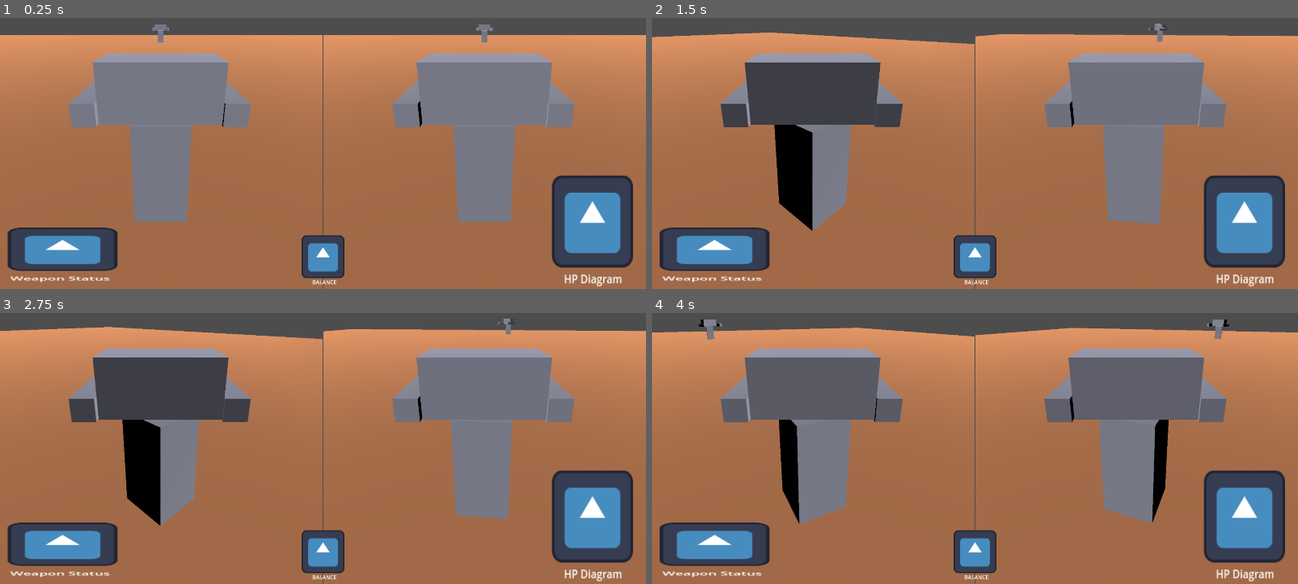
Above: before the commit, frames 1-4 (two rows, left to right).
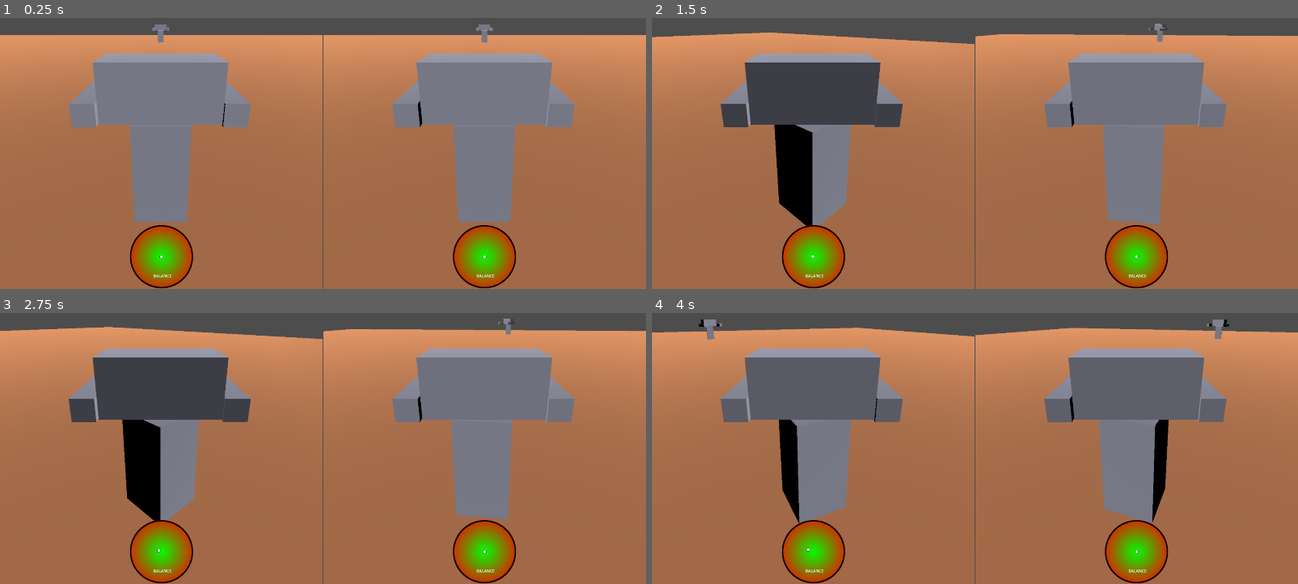
Above: after the commit, the same moments.

Repository: MatthewFyfe/MechOverFeels
Game: Godot game, scene res://Scenes/Debug_Test_Scene.tscn
The game is run twice, just before and just after one commit, with the same random seed, the same clock (stepped at 60 frames per second) and the same inputs. The engine's default icon, where the game draws it, is replaced by a stand-in: a white triangle on a blue panel in a dark square.
Inputs:
- Up to frame 1 (0.25 s): no input
- Up to frame 2 (1.5 s): tap Enter at 0.5 s; hold C (fire_right_p1) 0.53-1.28 s; hold Q (aim_left_p1) 0.53-1.28 s; hold S (move_backward_p1) from 1.28 s (still down); tap Keypad 7 (aim_left_p2) at 1.35 s
- Up to frame 3 (2.75 s): tap Space at 2 s; release S (move_backward_p1) at 2.03 s; hold C (fire_right_p1) from 2.03 s (still down); hold E (aim_right_p1) from 2.03 s (still down)
- Up to frame 4 (4 s): tap Enter at 2.75 s; release C (fire_right_p1) at 2.78 s; release E (aim_right_p1) at 2.78 s; hold W (move_forward_p1) 2.78-3.53 s; tap Keypad 9 (aim_right_p2) at 2.85 s; tap Space at 3.5 s; hold Z (fire_left_p1) from 3.53 s (still down); hold Keypad 1 (fire_left_p2) from 3.53 s (still down)

The runs differ from the first frame. In frame 1, 12% of the frame differs, in the area x 1-98%, y 57-100%; in frame 2, 12%; in frame 3, 12%; in frame 4, 12%.
Error in both runs: Invalid access of index '1' on a base object of type: 'PackedStringArray'. (res://Scenes/TTS_Test.gd:8)

Commit message:
Balance meter

Diff:
--- a/mech-over-feels/MechController.gd
+++ b/mech-over-feels/MechController.gd
@@ -9,18 +9,26 @@
 
 @export var body_path: NodePath
 @export var torso_path: NodePath
-@export var camera: Camera3D
 
 @export var playerNumber: int
+@export var balanceOrbUI: Sprite2D
+var balanceOrbHome: Vector2
 
 var _body: Node3D
 var _torso: Node3D
 var _torso_yaw_offset: float = 0.0  # relative to body
 
+var balance_level: Vector2 = Vector2(0.0,0.0)
+var balance_limit_radius: float = 75.0
+var balance_limit_max: float = 128.0
+var drift_vector: Vector2 = Vector2(0.0,0.0)
+var drift_limit_max: float = 0.75
+
 # Called when the node enters the scene tree for the first time.
 func _ready() -> void:
 	_body = get_node(body_path)
 	_torso = get_node(torso_path)
+	balanceOrbHome = balanceOrbUI.position
 
 
 # Called every frame. 'delta' is the elapsed time since the previous frame.
@@ -28,6 +36,7 @@
 	_handle_movement(delta)
 	_handle_torso_rotation(delta)
 	_handle_weapons(delta)
+	_handle_balance(delta)
 
 func _apply_gravity(delta: float) -> void:
 	if not is_on_floor():
@@ -46,10 +55,21 @@
 
 	# Rotate body (tank-style)
 	_body.rotate_y(deg_to_rad(-turn * turn_speed * delta))
+	# Adjust balance
+	if(turn > 0):
+		drift_vector += Vector2(-0.05*delta,0)
+	elif(turn < 0):
+		drift_vector += Vector2(0.05*delta,0)
 
 	# Move in body's forward direction
 	var forward_dir := -_body.global_transform.basis.x
 	velocity = forward_dir * (forward * move_speed)
+	# Adjust balance
+	if(forward > 0):
+		drift_vector += Vector2(0,0.05*delta)
+	elif(forward < 0):
+		drift_vector += Vector2(0,-0.05*delta)
+
 	_apply_gravity(delta)
 	move_and_slide()
 
@@ -60,6 +80,8 @@
 		aim_input = Input.get_action_strength("aim_right_p1") - Input.get_action_strength("aim_left_p1")
 	if(playerNumber == 2):
 		aim_input = Input.get_action_strength("aim_right_p2") - Input.get_action_strength("aim_left_p2")
+
+	# Simply rotating the torso does not cause imbalance
 
 	_torso_yaw_offset += -aim_input * torso_turn_speed * delta
 
@@ -80,6 +102,31 @@
 		firing_left = Input.get_action_strength("fire_left_p2");
 		firing_right = Input.get_action_strength("fire_right_p2");
 
+	# Firing weapon affects balance based on torso rotation!
+	if(firing_left > 0):
+		drift_vector += Vector2(0.1*delta, -0.025*delta)
+	if(firing_right > 0):
+		drift_vector += Vector2(-0.1*delta, -0.025*delta)
+
 	_torso_yaw_offset += (firing_left*torso_left_recoil_speed - firing_right*torso_right_recoil_speed) * delta;
 	_torso_yaw_offset = clamp(_torso_yaw_offset, -max_torso_yaw, max_torso_yaw)
 	_torso.rotation.y = deg_to_rad(_torso_yaw_offset)
+
+func _handle_balance(delta: float) ->  void:
+	#apply our drift vector for this frame
+	balance_level += drift_vector.limit_length(drift_limit_max)
+
+	#update position of balance orb UI
+	balanceOrbUI.position = balanceOrbHome + balance_level.limit_length(balance_limit_max)
+
+	#check if we are falling over
+	if(abs(balance_level.distance_to(balanceOrbHome))) > balance_limit_radius:
+		balanceOrbUI.modulate = Color.YELLOW
+		#wobble
+	else:
+		balanceOrbUI.modulate = Color.WHITE
+		#normal
+
+	if(abs(balance_level.distance_to(balanceOrbHome))) > balance_limit_max:
+		balanceOrbUI.modulate = Color.RED
+		#fall over
--- a/mech-over-feels/Scenes/Debug_Test_Scene.tscn
+++ b/mech-over-feels/Scenes/Debug_Test_Scene.tscn
@@ -33,9 +33,10 @@
 size = Vector2i(958, 1080)
 render_target_update_mode = 4
 
-[node name="MechRoot_P1" parent="SplitScreenGridContainer/P1_Screen/SubViewport" instance=ExtResource("2_vc1rf")]
+[node name="MechRoot_P1" parent="SplitScreenGridContainer/P1_Screen/SubViewport" node_paths=PackedStringArray("balanceOrbUI") instance=ExtResource("2_vc1rf")]
 transform = Transform3D(-1, 0, -8.742278e-08, 0, 1, 0, 8.742278e-08, 0, -1, -10, 1, 0)
 playerNumber = 1
+balanceOrbUI = NodePath("../../../../CanvasLayer/HUD_UI/BalanceOMeter1/BalanceOrb1")
 
 [node name="P2_Screen" type="SubViewportContainer" parent="SplitScreenGridContainer"]
 layout_mode = 2
@@ -48,9 +49,10 @@
 size = Vector2i(958, 1080)
 render_target_update_mode = 4
 
-[node name="MechRoot_P2" parent="SplitScreenGridContainer/P2_Screen/SubViewport" instance=ExtResource("2_vc1rf")]
+[node name="MechRoot_P2" parent="SplitScreenGridContainer/P2_Screen/SubViewport" node_paths=PackedStringArray("balanceOrbUI") instance=ExtResource("2_vc1rf")]
 transform = Transform3D(1, 0, 0, 0, 1, 0, 0, 0, 1, 10, 1, 0)
 playerNumber = 2
+balanceOrbUI = NodePath("../../../../CanvasLayer/HUD_UI/BalanceOMeter2/BalanceOrb2")
 
 [node name="DirectionalLight3D" type="DirectionalLight3D" parent="."]
 transform = Transform3D(1, 0, 0, 0, 1, 0, 0, 0, 1, 0, 13.112417, 0)
@@ -71,3 +73,5 @@
 material_override = ExtResource("1_lp07w")
 mesh = SubResource("BoxMesh_m653a")
 skeleton = NodePath("../..")
+
+[editable path="CanvasLayer/HUD_UI"]
--- a/mech-over-feels/Scenes/hud_ui.tscn
+++ b/mech-over-feels/Scenes/hud_ui.tscn
@@ -1,40 +1,36 @@
-[gd_scene load_steps=2 format=3 uid="uid://v0joiov0itsu"]
+[gd_scene load_steps=3 format=3 uid="uid://v0joiov0itsu"]
 
-[ext_resource type="Texture2D" uid="uid://bojnwum821qc1" path="res://icon.svg" id="1_eotbt"]
+[ext_resource type="Texture2D" uid="uid://jl8termc6vn" path="res://GIMP/BalanceOMeter.png" id="1_eotbt"]
+[ext_resource type="Texture2D" uid="uid://c7k0evt2dfhqf" path="res://GIMP/BalanceOrb.png" id="2_jwgpt"]
 
 [node name="HUD_UI" type="Node2D"]
 
-[node name="BalanceOMeter" type="Sprite2D" parent="."]
-position = Vector2(960, 984)
+[node name="BalanceOMeter1" type="Sprite2D" parent="."]
+position = Vector2(480, 984)
+scale = Vector2(0.75, 0.75)
 texture = ExtResource("1_eotbt")
 
-[node name="Balance_Label" type="Label" parent="BalanceOMeter"]
+[node name="Balance_Label" type="Label" parent="BalanceOMeter1"]
 offset_left = -32.0
 offset_top = 64.0
 offset_right = 40.0
 offset_bottom = 87.0
 text = "BALANCE"
 
-[node name="MechHP" type="Sprite2D" parent="."]
-position = Vector2(1761, 879)
-scale = Vector2(1.8828125, 2.140625)
+[node name="BalanceOrb1" type="Sprite2D" parent="BalanceOMeter1"]
+texture = ExtResource("2_jwgpt")
+
+[node name="BalanceOMeter2" type="Sprite2D" parent="."]
+position = Vector2(1440, 984)
+scale = Vector2(0.75, 0.75)
 texture = ExtResource("1_eotbt")
 
-[node name="HP_Label" type="Label" parent="MechHP"]
-offset_left = -45.0
-offset_top = 68.0
-offset_right = 47.0
-offset_bottom = 91.0
-text = "HP Diagram"
+[node name="Balance_Label" type="Label" parent="BalanceOMeter2"]
+offset_left = -32.0
+offset_top = 64.0
+offset_right = 40.0
+offset_bottom = 87.0
+text = "BALANCE"
 
-[node name="WeaponStatus" type="Sprite2D" parent="."]
-position = Vector2(185.99998, 962)
-scale = Vector2(2.546875, 1)
-texture = ExtResource("1_eotbt")
-
-[node name="Weapon_Label" type="Label" parent="WeaponStatus"]
-offset_left = -61.251526
-offset_top = 75.0
-offset_right = 55.748474
-offset_bottom = 98.0
-text = "Weapon Status"
+[node name="BalanceOrb2" type="Sprite2D" parent="BalanceOMeter2"]
+texture = ExtResource("2_jwgpt")
--- /dev/null
+++ b/mech-over-feels/Scenes/mech_tumble_rumble.tscn
@@ -0,0 +1,3 @@
+[gd_scene format=3 uid="uid://rgykhbpgj3qc"]
+
+[node name="Mech_Tumble_Rumble" type="Node3D"]
Binary file added: mech-over-feels/GIMP/BalanceOMeter.png
Not shown, added: mech-over-feels/GIMP/BalanceOMeter.png.import
Binary file added: mech-over-feels/GIMP/BalanceOrb.png
Not shown, added: mech-over-feels/GIMP/BalanceOrb.png.import
Not shown, added: mech-over-feels/GIMP/BalanceOMeter.xcf
Not shown, added: mech-over-feels/GIMP/BalanceOrb.xcf
